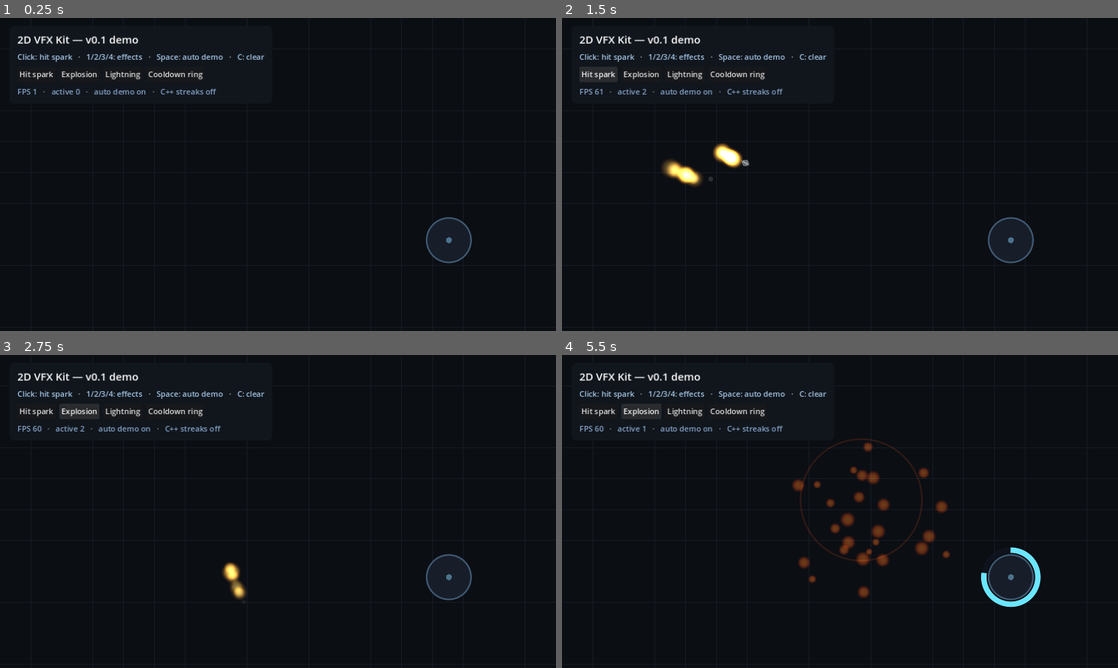
Above: before the commit, frames 1-4 (two rows, left to right).
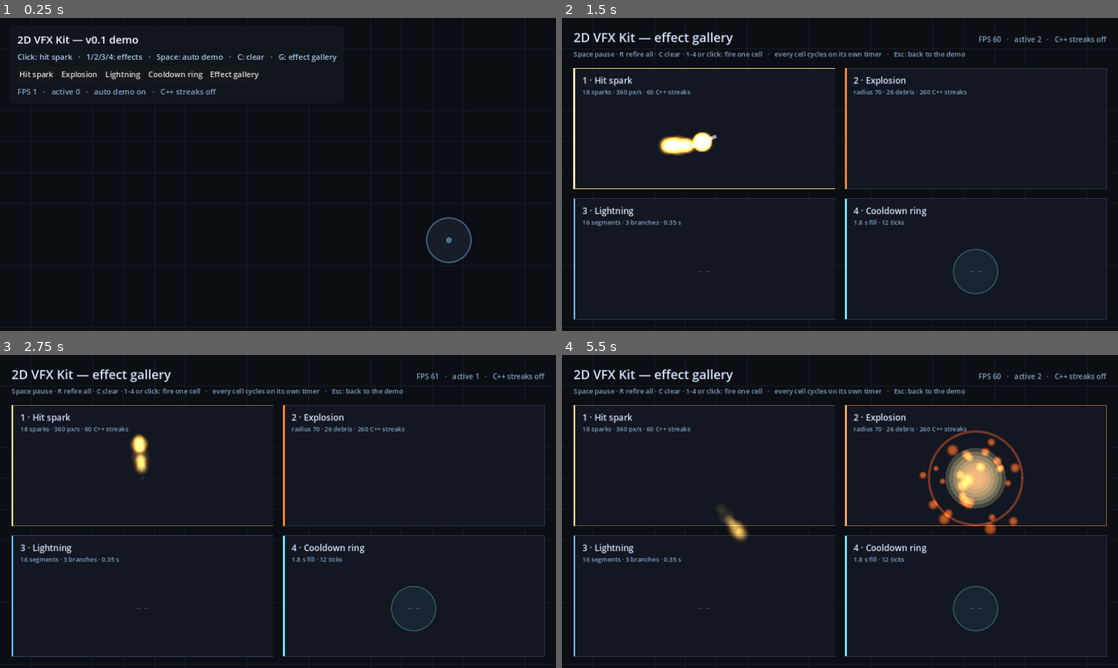
Above: after the commit, the same moments.

Repository: mccarthyah/Godot-2D-VFX-plugin
Game: Godot game, scene res://demo/main.tscn
Two runs of this game, one before a commit and one after it. Both use one fixed random seed, a clock stepped at 60 frames per second and the inputs below.
Inputs (mouse positions are in pixels of both pictures, inside the frame that each line leads up to):
- Up to frame 1 (0.25 s): no input
- Up to frame 2 (1.5 s): click (795, 74) at 0.5 s, where only the run after the commit has a clickable "Effect gallery"; click (600, 74) at 1.25 s, where only the run before the commit has a clickable "Hit spark"
- Up to frame 3 (2.75 s): click (77, 411) at 2 s, where only the run before the commit has a clickable "Explosion"
- Up to frame 4 (5.5 s): click (684, 411) at 2.75 s, where only the run before the commit has a clickable "Lightning"; click (739, 411) at 3.5 s, where only the run before the commit has a clickable "Cooldown ring"; click (600, 411) at 4.25 s, where only the run before the commit has a clickable "Hit spark"; click (639, 411) at 5 s, where only the run before the commit has a clickable "Explosion"

The runs differ from the first frame. In frame 1, 0.2% of the frame differs, in the area x 37-61%, y 11-20%; in frame 2, 7.3%; in frame 3, 6.7%; in frame 4, 11%, in the area x 2-98%, y 4-97%.

Commit message:
Make the gallery discoverable and ship a runnable project archive
The gallery existed on the branch but not in the archives: both dist zips were
addon-only, so anyone testing from a download saw no demo/ folder at all. Three
fixes:

- tools/package.sh also writes vfx_2d-<version>-project.zip (project.godot,
  addons/, demo/, tests/, README, LICENSE); --addon-only skips it.
- Press G (or the new "Effect gallery" button) in the demo to jump to the
  gallery, and Esc in the gallery to come back. Both are gated on
  ResourceLoader.exists(), so the addon dropped into a foreign project never
  shows a dead button.
- README/CHANGELOG say which archive contains the demo.

Verified: G/Esc scene switching driven through _unhandled_input reaches
res://demo/gallery.tscn and back; the extracted project archive imports, runs
the demo and the gallery with 0 engine errors, and reports 46 checks.

Co-authored-by: arena-agent <297053741+arena-agent@users.noreply.github.com>

Diff:
--- a/demo/gallery.gd
+++ b/demo/gallery.gd
@@ -7,13 +7,14 @@
 ## nothing to drive: the cells cycle by themselves.
 ##
 ## [b]Space[/b] pauses the timers, [b]R[/b] fires all four immediately,
-## [b]C[/b] clears running effects, and [b]1[/b]-[b]4[/b] or a click inside a cell
-## fires just that effect.
+## [b]C[/b] clears running effects, [b]1[/b]-[b]4[/b] or a click inside a cell fires
+## just that effect, and [b]Esc[/b] returns to the interactive demo.
 
 const MARGIN: float = 24.0
 const GAP: float = 20.0
 const HEADER_HEIGHT: float = 104.0
 const GRID_STEP: float = 64.0
+const DEMO_SCENE: String = "res://demo/main.tscn"
 
 const BACKGROUND := Color(0.045, 0.055, 0.075)
 const GRID_COLOR := Color(0.09, 0.11, 0.15)
@@ -113,6 +114,9 @@
 			_fire(2)
 		KEY_4:
 			_fire(3)
+		KEY_ESCAPE:
+			if ResourceLoader.exists(DEMO_SCENE):
+				get_tree().change_scene_to_file(DEMO_SCENE)
 
 
 func _draw() -> void:
@@ -137,6 +141,8 @@
 			26, TITLE_COLOR)
 	var hint: String = "Space pause · R refire all · C clear · 1-4 or click: fire one cell"
 	hint += "   ·   every cell cycles on its own timer"
+	if ResourceLoader.exists(DEMO_SCENE):
+		hint += "   ·   Esc: back to the demo"
 	_draw_text(hint, Vector2(MARGIN, HEADER_HEIGHT - 24.0), 14, NOTE_COLOR)
 
 
--- a/demo/main.gd
+++ b/demo/main.gd
@@ -2,7 +2,9 @@
 ## Interactive sandbox for the 2D VFX Kit.
 ##
 ## Left click anywhere to pop a hit spark, use the buttons (or keys 1-4) to fire
-## each effect, and press Space to toggle the idle auto-demo.
+## each effect, and press Space to toggle the idle auto-demo. Press G (or the
+## "Effect gallery" button) for demo/gallery.tscn, which shows all four side by
+## side on a labelled grid.
 
 const GRID_STEP: float = 64.0
 const TARGET_POSITION := Vector2(930.0, 460.0)
@@ -11,6 +13,7 @@
 const EXPLOSION_SPOT := Vector2(620.0, 300.0)
 const LIGHTNING_FROM := Vector2(280.0, 120.0)
 const AUTO_DEMO_INTERVAL: float = 1.2
+const GALLERY_SCENE: String = "res://demo/gallery.tscn"
 
 var _rng := RandomNumberGenerator.new()
 var _mouse_position := Vector2.ZERO
@@ -70,6 +73,8 @@
 				_on_start_cooldown_ring()
 			KEY_C:
 				VFX2D.stop_all()
+			KEY_G:
+				_open_gallery()
 			KEY_SPACE:
 				_auto_demo = not _auto_demo
 				_auto_demo_clock = 0.0
@@ -124,6 +129,11 @@
 	VFX2D.lightning(LIGHTNING_FROM, target, {"branches": 3, "duration": 0.35})
 
 
+func _open_gallery() -> void:
+	if ResourceLoader.exists(GALLERY_SCENE):
+		get_tree().change_scene_to_file(GALLERY_SCENE)
+
+
 func _on_start_cooldown_ring() -> void:
 	if is_instance_valid(_ring):
 		_ring.queue_free()
@@ -167,6 +177,8 @@
 
 	var hint := Label.new()
 	hint.text = "Click: hit spark   ·   1/2/3/4: effects   ·   Space: auto demo   ·   C: clear"
+	if ResourceLoader.exists(GALLERY_SCENE):
+		hint.text += "   ·   G: effect gallery"
 	hint.add_theme_color_override("font_color", Color(0.65, 0.78, 0.9))
 	column.add_child(hint)
 
@@ -177,6 +189,8 @@
 	buttons.add_child(_make_button("Explosion", _on_spawn_explosion))
 	buttons.add_child(_make_button("Lightning", _on_spawn_lightning))
 	buttons.add_child(_make_button("Cooldown ring", _on_start_cooldown_ring))
+	if ResourceLoader.exists(GALLERY_SCENE):
+		buttons.add_child(_make_button("Effect gallery", _open_gallery))
 
 	_status_label = Label.new()
 	_status_label.add_theme_color_override("font_color", Color(0.52, 0.64, 0.78))
Not shown, changed: CHANGELOG.md
Not shown, changed: tools/package.sh
